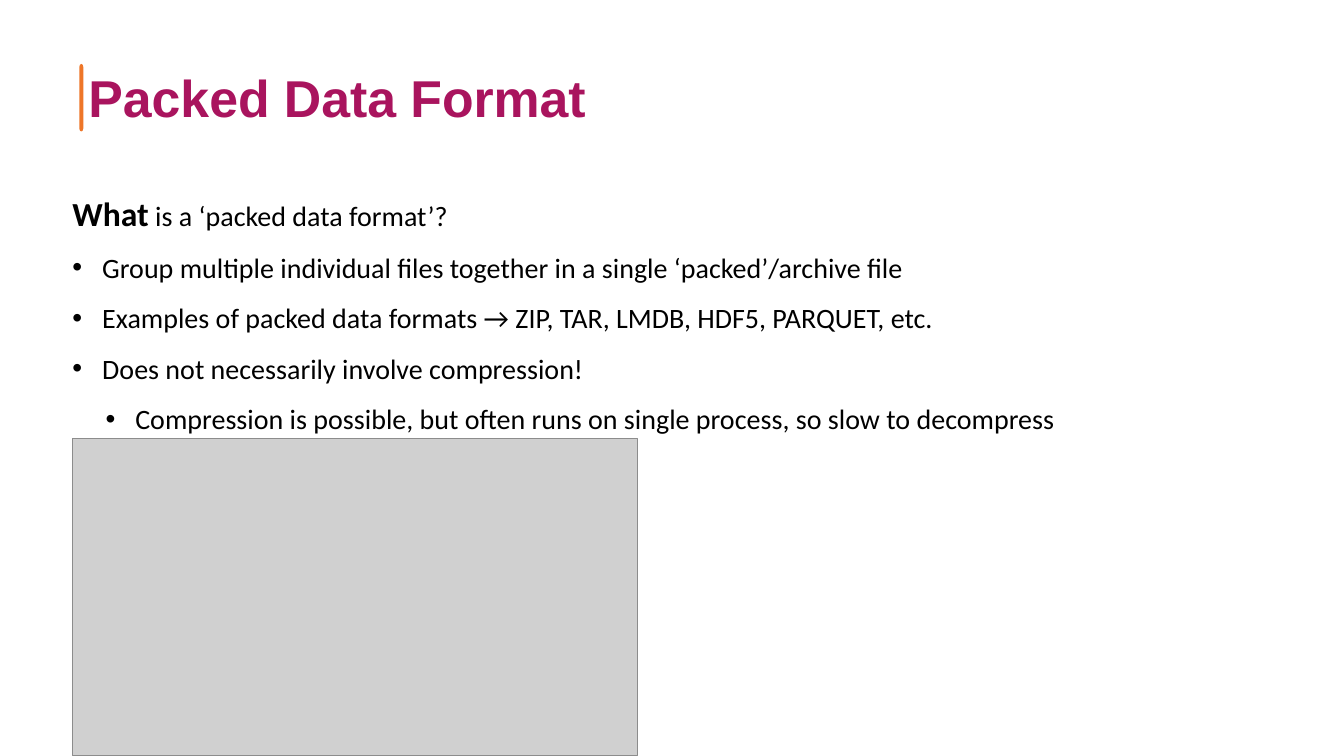
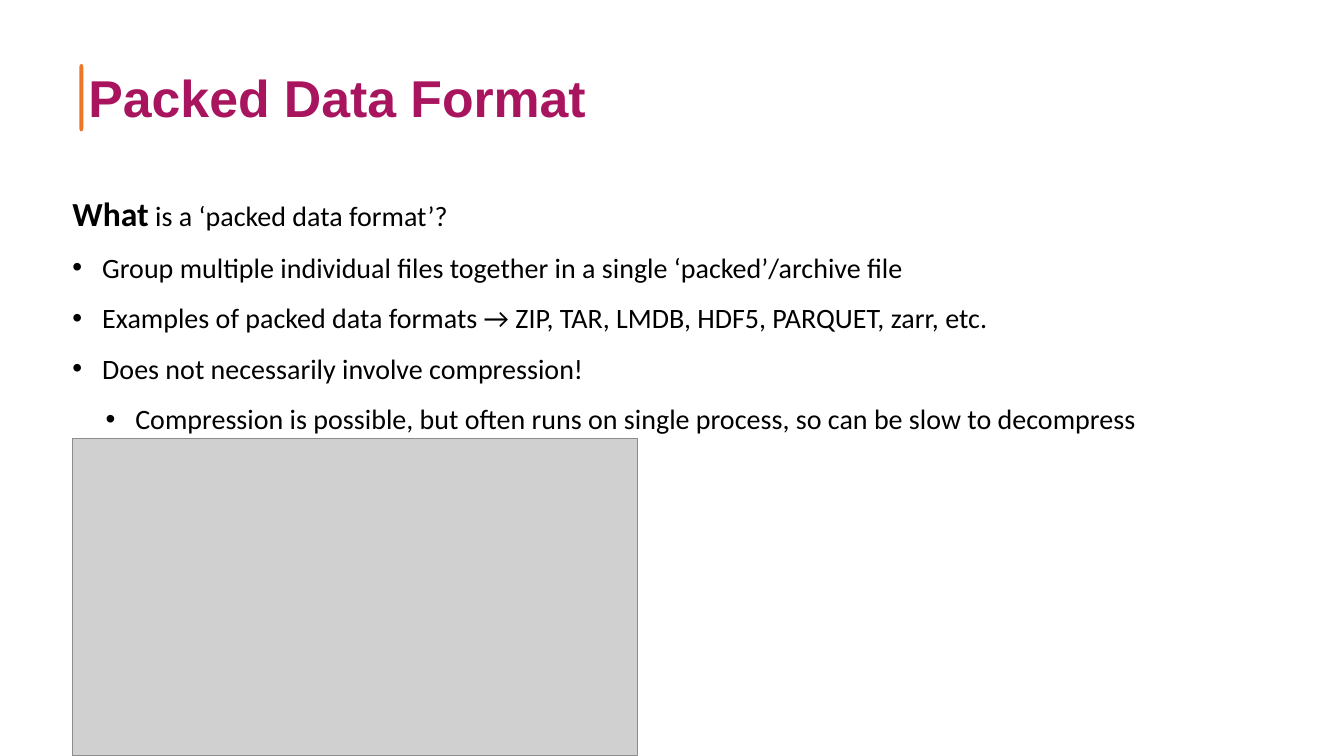
Before and after one commit to sara-nl/HPML-course-materials, a slide deck: slide 10 of Day2/slides/HPC_FS_Packed_Data.pptx. Drawn at 1344x756 pixels with LibreOffice and Linux fonts; fonts in the diff are those of the drawing; grey boxes stand for pictures. Boxes give left, top, right and bottom in pixels: in the first picture for what was removed or moved away, otherwise in the second. Text is boxed around its words. In the diff, an @@ line names an element or a change of style, - is before the commit and + after.

```diff
--- a/Day2/slides/HPC_FS_Packed_Data.pptx
+++ b/Day2/slides/HPC_FS_Packed_Data.pptx
@@ text at box(102, 308, 987, 333): text changed @@
-• Examples of packed data formats → ZIP, TAR, LMDB, HDF5, PARQUET, etc.
+• Examples of packed data formats → ZIP, TAR, LMDB, HDF5, PARQUET, zarr, etc.
@@ text at box(135, 409, 1136, 434): text changed @@
-  • Compression is possible, but often runs on single process, so slow to decompress
+  • Compression is possible, but often runs on single process, so can be slow to decompress
```
Also in this commit, not shown: 3 other slides changed, 1 slide added, 12 other files.
